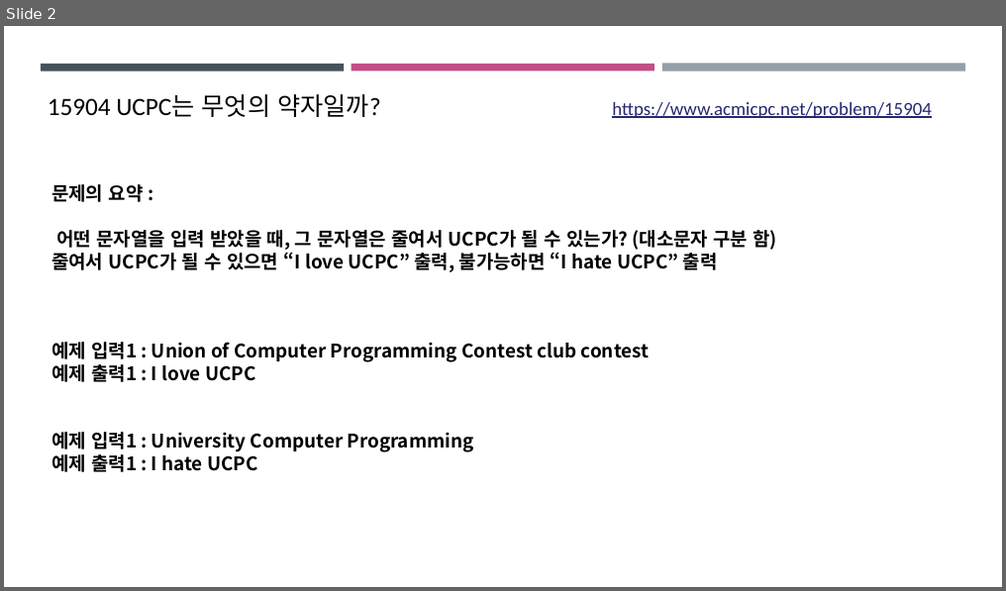
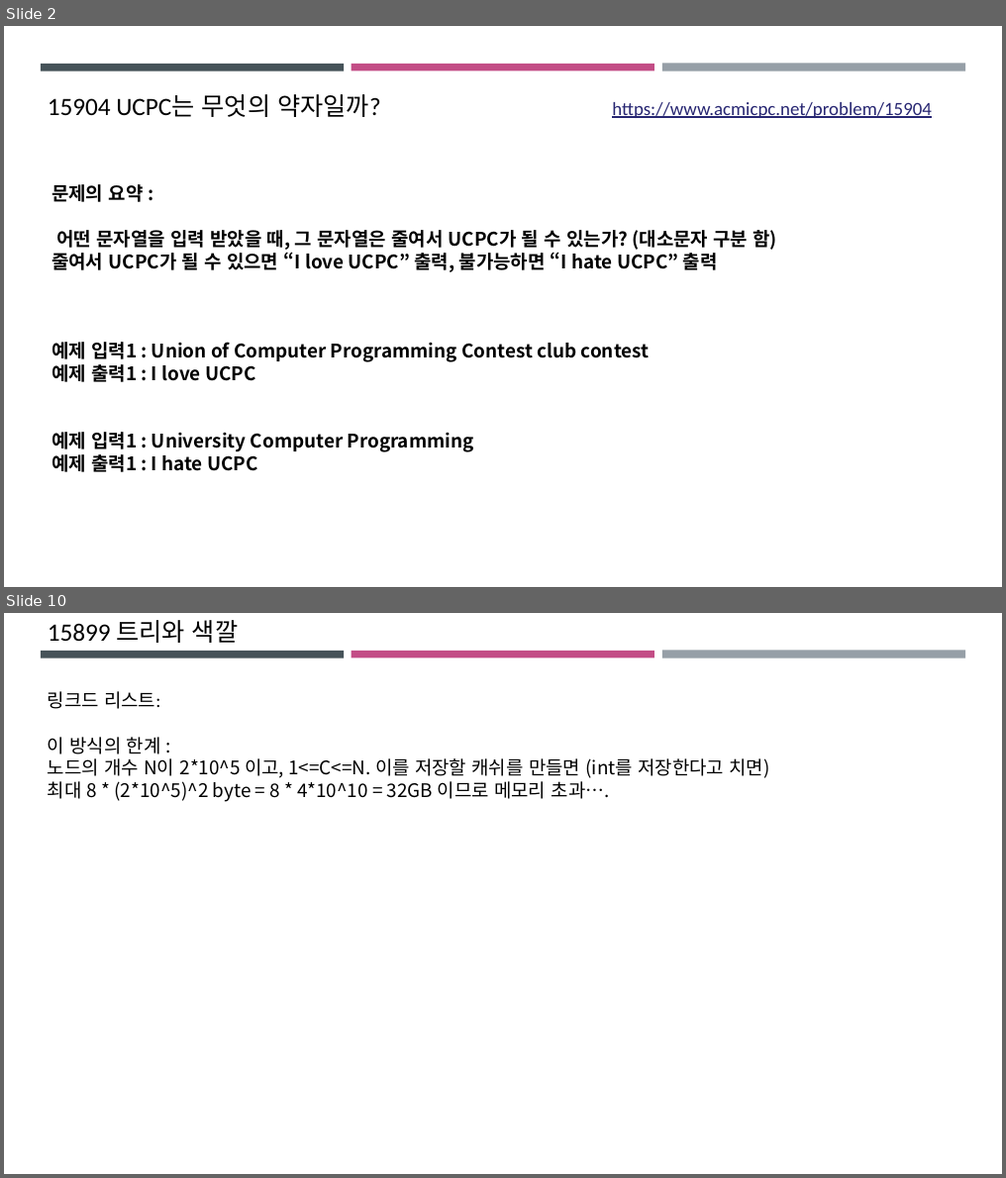
Before and after one commit to ckdgus0505/ACM, a slide deck: PPT 발표자료/UCPC_2018_예선/창현.pptx. Shown one above the other, each under a label of ours: slide 2 before the commit, slides 2 and 10 after it; the slides between them are not shown. The pictures are 1006x591 and 1006x1178 pixels, drawn with LibreOffice and Linux fonts; fonts in the diff are those of the drawing. Boxes give left, top, right and bottom in pixels: in the first picture for what was removed or moved away, otherwise in the second. Text is boxed around its words. In the diff, an @@ line names an element or a change of style, - is before the commit and + after.

Commit message:
15899 메모리 초과..

```diff
--- a/PPT 발표자료/UCPC_2018_예선/창현.pptx
+++ b/PPT 발표자료/UCPC_2018_예선/창현.pptx
@@ slide 10 added at [4,613,1002,1174], background #FFFFFF; not listed: 3 template elements that a slide beside it also shows @@
@@ text added at [48,620,238,643], 24 pt, text #000000 @@
+15899 트리와 색깔
@@ text added at [48,691,770,802], 18 pt, text #000000 @@
+링크드 리스트:
+이 방식의 한계 :
+노드의 개수 N이 2*10^5 이고, 1<=C<=N. 이를 저장할 캐쉬를 만들면 (int를 저장한다고 치면)
+최대 8 * (2*10^5)^2 byte = 8 * 4*10^10 = 32GB 이므로 메모리 초과….
```
Also in this commit, not shown: 2 slides changed, 5 other slides added, 6 other files.
